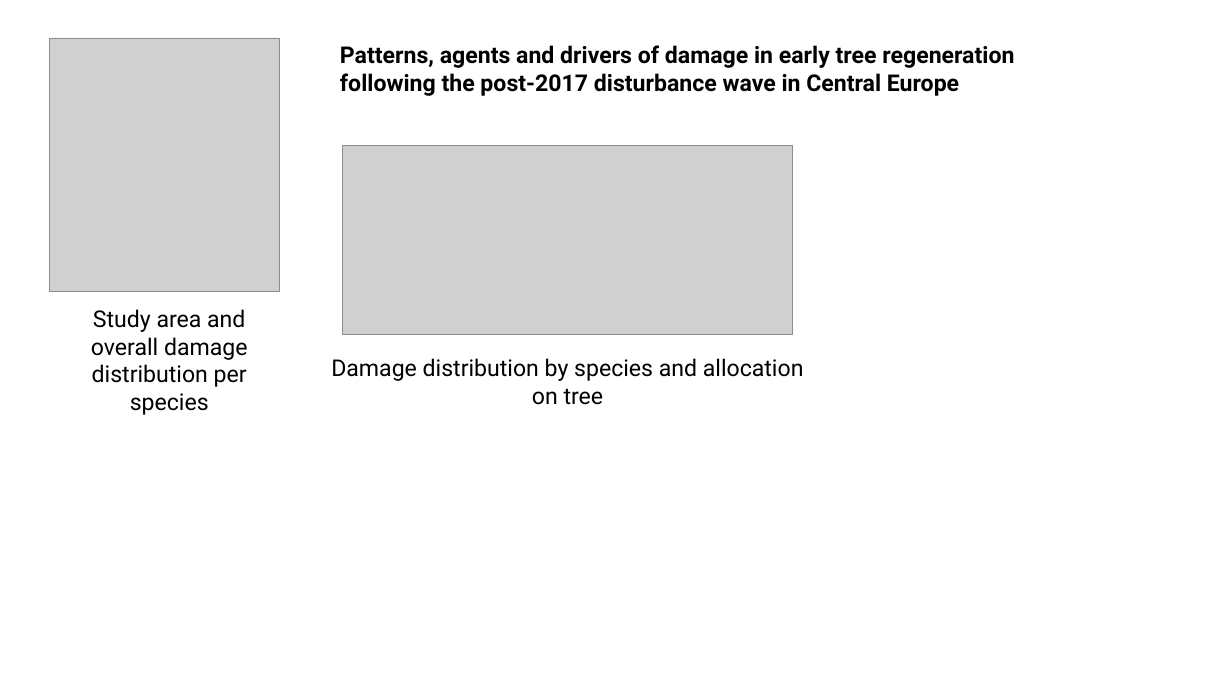
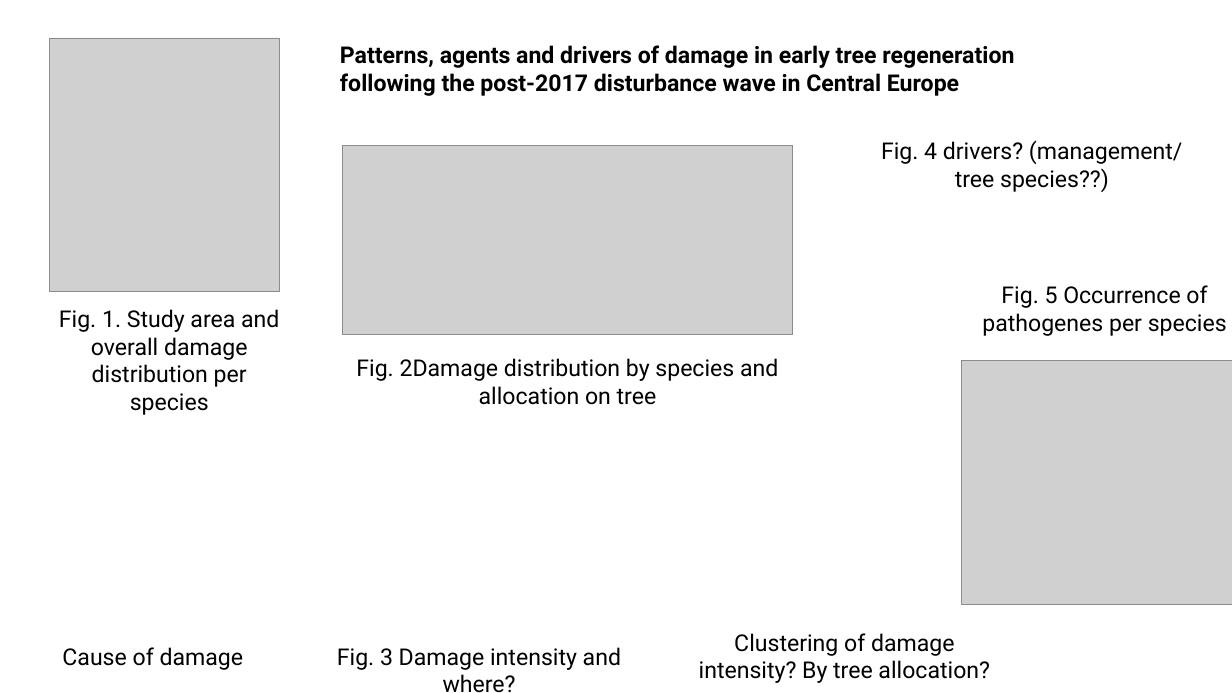
Before and after one commit to mariapotterf/post_brouk, a slide deck: slide 1 of inData_Michal/overview_Michal.pptx. Drawn at 1232x693 pixels with LibreOffice and Linux fonts; fonts in the diff are those of the drawing; grey boxes stand for pictures. Boxes give left, top, right and bottom in pixels: in the first picture for what was removed or moved away, otherwise in the second. Text is boxed around its words. In the diff, an @@ line names an element or a change of style, - is before the commit and + after.

```diff
--- a/inData_Michal/overview_Michal.pptx
+++ b/inData_Michal/overview_Michal.pptx
@@ text added at box(881, 140, 1182, 192), 18 pt, text #000000 @@
+Fig. 4 drivers? (management/ tree species??)
@@ text added at box(982, 285, 1227, 336), 18 pt, text #000000 @@
+Fig. 5 Occurrence of pathogenes per species
@@ text at box(59, 309, 279, 415): text changed @@
-Study area and overall damage distribution per species
+Fig. 1. Study area and overall damage distribution per species
@@ text at box(356, 358, 778, 405): text changed @@
-Damage distribution by species and allocation on tree
+Fig. 2Damage distribution by species and allocation on tree
@@ picture added at box(962, 360, 1232, 604) @@
@@ text added at box(62, 647, 244, 670), 18 pt, text #000000 @@
+Cause of damage
@@ text added at box(337, 647, 621, 693), 18 pt, text #000000 @@
+Fig. 3 Damage intensity and where?
@@ text added at box(699, 633, 990, 683), 18 pt, text #000000 @@
+Clustering of damage intensity? By tree allocation?
```
